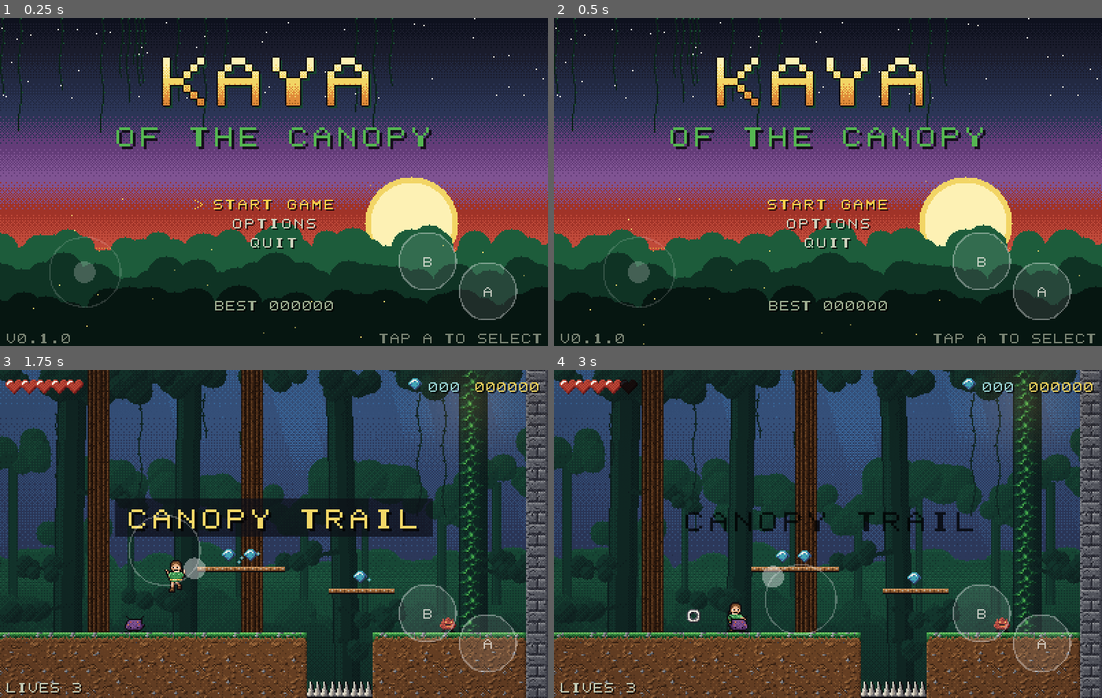
Above: before the commit, frames 1-4 (two rows, left to right).
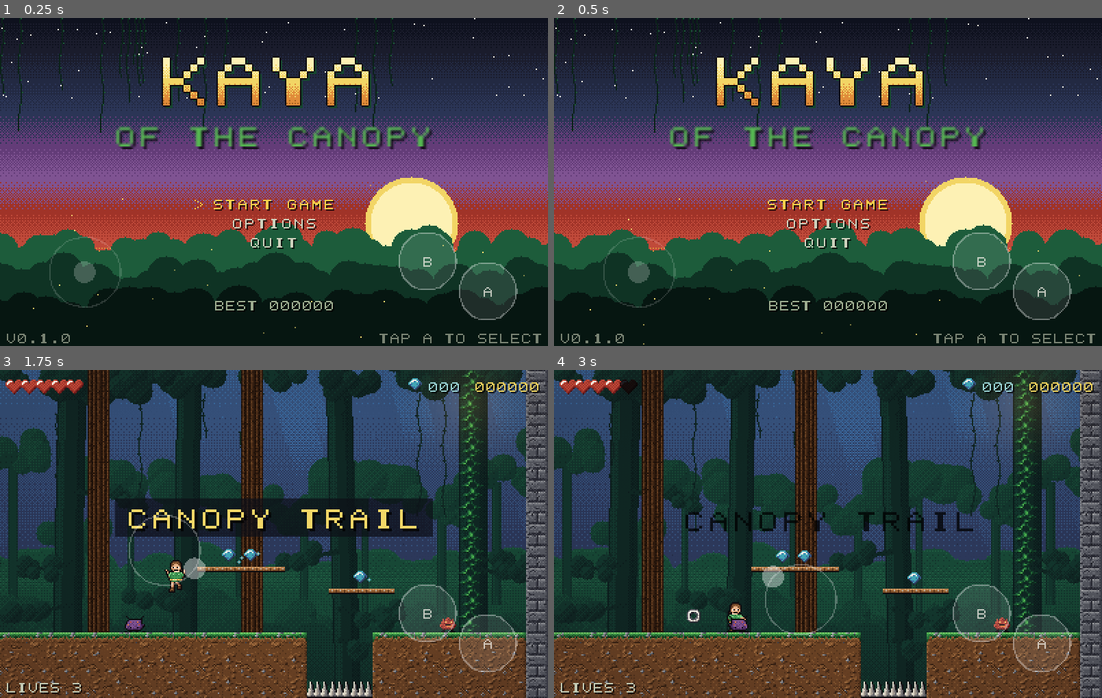
Above: after the commit, the same moments.

Repository: chhx80/kaya_of_the_canopy
Game: Godot game, scene res://src/core/main.tscn
Two runs of this game, one before a commit and one after it. Both use one fixed random seed, a clock stepped at 60 frames per second and the inputs below.
Inputs (mouse positions are in pixels of both pictures, inside the frame that each line leads up to):
- Up to frame 1 (0.25 s): no input
- Up to frame 2 (0.5 s): no input
- Up to frame 3 (1.75 s): tap Enter (attack) at 0.5 s; move the mouse to (394, 517) at 0.52 s; hold Right (move_right) 0.53-1.25 s; hold Enter (attack) 0.53-1.25 s; click (394, 517) at 0.67 s; tap Space (jump) at 0.77, 0.8, 1.07 s; drag from (164, 550) to (246, 599) at 1.27 s
- Up to frame 4 (3 s): move the mouse to (882, 461) at 2.02 s; hold Left (move_left) 2.03-2.75 s; hold Enter (attack) 2.03-2.75 s; click (882, 461) at 2.17 s; tap Space (jump) at 2.3 s; drag from (800, 599) to (663, 484) at 2.77 s

The runs differ from the first frame. In frame 1, 1.4% of the frame differs, in the area x 21-79%, y 32-40%; in frame 2, 1.4%; in frame 3, less than 0.1%; in frame 4, less than 0.1%.

Commit message:
Fill the device screen, and move the touch buttons off the play area
Two reports, one cause: the game did not fill an iPhone, and the touch
buttons sat on top of the gameplay. Both came from pillarboxing a 5:3
logical screen onto a 2.17:1 device -- 311 px of black each side, with the
buttons inside the game rect and therefore about a centimetre inboard of
where a thumb rests.

Switching stretch/aspect to 'expand' alone would have filled the screen by
widening the viewport to 522 px = 32.6 tiles. The screen-flip camera treats
25 tiles as one screen, so that shows 7.6 tiles of the NEXT screen before
the flip -- the flip illusion and every level's composition break. Measured
before choosing.

So the world now renders into a 400x240 SubViewport, centred in a root
viewport that expands to the device aspect. The camera still sees exactly
one world screen; only the margin around it changes:

  19.5:9 phone   522x240   61 px each side    buttons in the right margin
  4:3 iPad       400x300   30 px top/bottom   buttons in the bottom margin
  exact 5:3      400x240   none               overlay fallback

The HUD is translated onto the world rect so it looks identical on every
aspect; full-screen overlays (pause, options, game over) now cover the real
viewport including the margins.

tools/shot.sh gains --res so captures can be taken at a device aspect, and
genstoreshots.sh shoots phone and tablet layouts separately -- the old store
screenshots showed a pillarboxed 400x240 that no device actually renders.

Screen.world_rect_for() is pure so the fit maths is unit-testable: four
tests cover phone, tablet, exact-fit and the invariant that the world view
is always exactly one screen and always centred. test_project_config no
longer asserts aspect=keep, and says why expand is now correct.

126 tests / 8476 assertions, 268 integration checks, validate clean.

Co-Authored-By: Claude Opus 5 <noreply@anthropic.com>
Claude-Session: https://claude.ai/code/session_015WcgbEBHYkZV6n6ww65axX

Diff:
--- a/project.godot
+++ b/project.godot
@@ -27,7 +27,7 @@
 window/size/window_height_override=720
 window/handheld/orientation=4
 window/stretch/mode="viewport"
-window/stretch/aspect="keep"
+window/stretch/aspect="expand"
 window/stretch/scale_mode="integer"
 
 [input]
--- a/src/core/main.gd
+++ b/src/core/main.gd
@@ -1,7 +1,9 @@
 extends Node
 ## Root of the running game. Holds the world slot, the UI layer and the fader.
 
-@onready var world: Node2D = $World
+@onready var world: Node2D = $WorldFrame/WorldView/WorldViewport/World
+@onready var world_view: SubViewportContainer = $WorldFrame/WorldView
+@onready var world_viewport: SubViewport = $WorldFrame/WorldView/WorldViewport
 @onready var ui: CanvasLayer = $UI
 @onready var touch_layer: CanvasLayer = $TouchLayer
 @onready var fade: ColorRect = $Fade/Rect
@@ -16,11 +18,23 @@
 	# individually instead.
 	Game.main = self
 	fade.color = Color(0, 0, 0, 0)
+	_layout_world_view()
+	get_viewport().size_changed.connect(_layout_world_view)
 	touch = (load("res://src/ui/touch_controls.gd") as GDScript).new()
 	touch.name = "TouchControls"
 	touch_layer.add_child(touch)
 	_maybe_start_dev_harness()
 	Game.goto_title()
+
+## The world renders at exactly Screen.W x Screen.H into a SubViewport and is
+## centred in whatever the device gives us. Everything the camera and the level
+## code do is therefore unchanged by the device's aspect ratio; only the size of
+## the side margins moves.
+func _layout_world_view() -> void:
+	var r := Screen.world_rect_in_ui(get_viewport())
+	world_view.position = r.position
+	world_view.size = r.size
+	world_viewport.size = Vector2i(Screen.W, Screen.H)
 
 ## The screenshot/integration harness lives in tools/, which release exports
 ## strip. It used to be an autoload, which meant a shipped build died at startup
--- a/src/core/main.tscn
+++ b/src/core/main.tscn
@@ -5,7 +5,23 @@
 [node name="Main" type="Node"]
 script = ExtResource("1_main")
 
-[node name="World" type="Node2D" parent="."]
+[node name="WorldFrame" type="CanvasLayer" parent="."]
+layer = 0
+
+[node name="WorldView" type="SubViewportContainer" parent="WorldFrame"]
+offset_right = 400.0
+offset_bottom = 240.0
+mouse_filter = 2
+stretch = false
+
+[node name="WorldViewport" type="SubViewport" parent="WorldFrame/WorldView"]
+disable_3d = true
+transparent_bg = false
+handle_input_locally = false
+size = Vector2i(400, 240)
+render_target_update_mode = 4
+
+[node name="World" type="Node2D" parent="WorldFrame/WorldView/WorldViewport"]
 
 [node name="UI" type="CanvasLayer" parent="."]
 layer = 2
@@ -20,7 +36,5 @@
 anchors_preset = 15
 anchor_right = 1.0
 anchor_bottom = 1.0
-offset_right = 400.0
-offset_bottom = 240.0
 mouse_filter = 2
 color = Color(0, 0, 0, 0)
--- a/src/core/screen.gd
+++ b/src/core/screen.gd
@@ -22,3 +22,30 @@
 
 static func rect(s: Vector2i) -> Rect2:
 	return Rect2(origin(s), Vector2(W, H))
+
+# ---------------------------------------------------------------- device fit
+## W x H is the size of one *world* screen and never changes — the screen-flip
+## camera is built on it. The root viewport, by contrast, is as wide as the
+## device: 400 on a 5:3 display, ~522 on a 19.5:9 phone. The world is drawn into
+## a SubViewport of exactly W x H and centred, and the leftover margin is where
+## the HUD and touch controls live — off the play area, against the physical
+## edge where a thumb actually rests.
+
+## Actual root viewport size in logical pixels.
+static func ui_size(vp: Viewport) -> Vector2:
+	if vp == null:
+		return Vector2(W, H)
+	return vp.get_visible_rect().size
+
+## Where the W x H world view sits inside a root viewport of `ui` pixels.
+## Pure, so tests/test_screen_flip.gd can check it without a scene tree.
+static func world_rect_for(ui: Vector2) -> Rect2:
+	return Rect2(((ui - Vector2(W, H)) * 0.5).floor(), Vector2(W, H))
+
+## Where the W x H world view sits inside the root viewport.
+static func world_rect_in_ui(vp: Viewport) -> Rect2:
+	return world_rect_for(ui_size(vp))
+
+## Width of one side margin. Zero on a display that matches the game's aspect.
+static func margin(vp: Viewport) -> float:
+	return maxf(0.0, (ui_size(vp).x - W) * 0.5)
--- a/src/ui/hud.gd
+++ b/src/ui/hud.gd
@@ -35,6 +35,11 @@
 	queue_redraw()
 
 func _draw() -> void:
+	# The HUD belongs to the game image, not the device: draw it in the world
+	# rect so it looks the same on every aspect ratio. Only the touch controls
+	# move out into the margins.
+	var origin := Screen.world_rect_in_ui(get_viewport()).position
+	draw_set_transform(origin, 0.0, Vector2.ONE)
 	var W := float(Game.SCREEN_W)
 	# hearts
 	for i in Game.max_health:
--- a/src/ui/menus/game_over.gd
+++ b/src/ui/menus/game_over.gd
@@ -20,8 +20,9 @@
 	queue_redraw()
 
 func _draw() -> void:
-	var W := float(Screen.W)
-	draw_rect(Rect2(Vector2.ZERO, Vector2(Screen.W, Screen.H)), Color(0.05, 0.04, 0.06))
+	var ui := Screen.ui_size(get_viewport())
+	var W := ui.x
+	draw_rect(Rect2(Vector2.ZERO, ui), Color(0.05, 0.04, 0.06))
 	PixelFont.draw_centered(self, W * 0.5, 78.0, "GAME OVER", Color(0.75, 0.29, 0.23), 3, 2)
 	PixelFont.draw_centered(self, W * 0.5, 126.0, "SCORE %06d" % Game.score,
 		Color(0.96, 0.86, 0.4), 1, 1)
--- a/src/ui/menus/options_panel.gd
+++ b/src/ui/menus/options_panel.gd
@@ -81,8 +81,9 @@
 	queue_free()
 
 func _draw() -> void:
-	var W := float(Screen.W)
-	draw_rect(Rect2(Vector2.ZERO, Vector2(Screen.W, Screen.H)), Color(0.03, 0.05, 0.06, 0.97))
+	var ui := Screen.ui_size(get_viewport())
+	var W := ui.x
+	draw_rect(Rect2(Vector2.ZERO, ui), Color(0.03, 0.05, 0.06, 0.97))
 	PixelFont.draw_centered(self, W * 0.5, 30.0, "OPTIONS", Color(1, 0.86, 0.33), 2, 2)
 	var y := 76.0
 	for i in rows.size():
--- a/src/ui/menus/pause_screen.gd
+++ b/src/ui/menus/pause_screen.gd
@@ -70,8 +70,9 @@
 			Game.goto_title()
 
 func _draw() -> void:
-	var W := float(Screen.W)
-	draw_rect(Rect2(Vector2.ZERO, Vector2(Screen.W, Screen.H)), Color(0.03, 0.05, 0.06, 0.78))
+	var ui := Screen.ui_size(get_viewport())
+	var W := ui.x
+	draw_rect(Rect2(Vector2.ZERO, ui), Color(0.03, 0.05, 0.06, 0.78))
 	PixelFont.draw_centered(self, W * 0.5, 52.0, "PAUSED", Color(1, 0.86, 0.33), 2, 2)
 	var y := 100.0
 	for i in ITEMS.size():
--- a/src/ui/touch_controls.gd
+++ b/src/ui/touch_controls.gd
@@ -23,23 +23,63 @@
 var _btn_touch := {}                 ## touch index -> action
 var _held: Dictionary = {}           ## action -> true
 
-@onready var _jump_centre := Vector2(Screen.W - 44, Screen.H - 40)
-@onready var _attack_centre := Vector2(Screen.W - 88, Screen.H - 62)
+## Placement is computed from whatever margin the device leaves around the
+## world view. On a 19.5:9 phone that is ~61 px each side; on a 4:3 iPad it is
+## ~30 px top and bottom. Buttons go in the margin so they never sit on top of
+## the play area, and they hug the physical screen edge where a thumb rests.
+var _jump_centre := Vector2(Screen.W - 44, Screen.H - 40)
+var _attack_centre := Vector2(Screen.W - 88, Screen.H - 62)
+var _stick_home := Vector2(62, Screen.H - 54)
+var _in_margin := false
 
 func _ready() -> void:
 	set_anchors_preset(Control.PRESET_FULL_RECT)
 	mouse_filter = Control.MOUSE_FILTER_IGNORE
 	process_mode = Node.PROCESS_MODE_ALWAYS
 	refresh_settings()
+	get_viewport().size_changed.connect(func() -> void:
+		_layout()
+		queue_redraw())
 	Input.joy_connection_changed.connect(_on_joy_changed)
 	_update_visibility()
 
 func refresh_settings() -> void:
 	opacity = float(SaveManager.setting("touch_opacity", 0.5))
 	ui_scale = float(SaveManager.setting("touch_scale", 1.0))
-	_jump_centre = Vector2(Screen.W - 44 * ui_scale, Screen.H - 40 * ui_scale)
-	_attack_centre = Vector2(Screen.W - 88 * ui_scale, Screen.H - 62 * ui_scale)
-	queue_redraw()
+	_layout()
+	queue_redraw()
+
+func _layout() -> void:
+	var vp := get_viewport()
+	var ui := Screen.ui_size(vp)
+	var world := Screen.world_rect_in_ui(vp)
+	var side := world.position.x                      # left/right margin width
+	var vert := world.position.y                      # top/bottom margin height
+	var r := BTN_R * ui_scale
+	if side >= r * 2.0 + 2.0:
+		# Widescreen: stack the buttons in the right margin, stick in the left.
+		_in_margin = true
+		var cx := ui.x - side * 0.5
+		_jump_centre = Vector2(cx, ui.y * 0.5 + r + 4.0)
+		_attack_centre = Vector2(cx, ui.y * 0.5 - r - 4.0)
+		_stick_home = Vector2(side * 0.5, ui.y * 0.5)
+	elif vert >= r + 2.0:
+		# Tall-ish display (iPad): use the bottom margin.
+		_in_margin = true
+		var cy := ui.y - vert * 0.5
+		_jump_centre = Vector2(ui.x - r - 6.0, cy)
+		_attack_centre = Vector2(ui.x - r * 3.0 - 12.0, cy)
+		_stick_home = Vector2(r + 6.0, cy)
+	else:
+		# No margin to use — fall back to overlaying the play area.
+		_in_margin = false
+		_jump_centre = Vector2(ui.x - 44.0 * ui_scale, ui.y - 40.0 * ui_scale)
+		_attack_centre = Vector2(ui.x - 88.0 * ui_scale, ui.y - 62.0 * ui_scale)
+		_stick_home = Vector2(62.0 * ui_scale, ui.y - 54.0 * ui_scale)
+
+## True when the buttons sit outside the play area.
+func buttons_clear_of_play_area() -> bool:
+	return _in_margin
 
 func _on_joy_changed(_device: int, _connected: bool) -> void:
 	_update_visibility()
@@ -87,7 +127,7 @@
 		_haptic()
 		queue_redraw()
 		return
-	if p.x < Screen.W * 0.5 and _stick_touch == -1:
+	if p.x < Screen.ui_size(get_viewport()).x * 0.5 and _stick_touch == -1:
 		_stick_touch = index
 		_stick_origin = p
 		_stick_pos = p
@@ -156,7 +196,7 @@
 		return
 	var a := opacity
 	var r := STICK_RADIUS * ui_scale
-	var origin := _stick_origin if _stick_touch != -1 else Vector2(62 * ui_scale, Screen.H - 54 * ui_scale)
+	var origin := _stick_origin if _stick_touch != -1 else _stick_home
 	var knob := _stick_pos if _stick_touch != -1 else origin
 	var live := 1.0 if _stick_touch != -1 else 0.55
 	_ring(origin, r, Color(1, 1, 1, a * 0.55 * live))
--- a/tests/test_project_config.gd
+++ b/tests/test_project_config.gd
@@ -13,7 +13,11 @@
 
 func test_rendering_stays_pixel_perfect() -> void:
 	eq(String(ProjectSettings.get_setting("display/window/stretch/mode", "")), "viewport")
-	eq(String(ProjectSettings.get_setting("display/window/stretch/aspect", "")), "keep")
+	# "expand", not "keep": the root viewport grows to the device aspect so the
+	# screen is filled, while the WORLD is drawn into a Screen.W x Screen.H
+	# SubViewport and centred. The camera therefore still sees exactly one
+	# world screen, and the leftover margin is where the touch controls live.
+	eq(String(ProjectSettings.get_setting("display/window/stretch/aspect", "")), "expand")
 	eq(String(ProjectSettings.get_setting("display/window/stretch/scale_mode", "")), "integer")
 	eq(int(ProjectSettings.get_setting("rendering/textures/canvas_textures/default_texture_filter", -1)),
 		0, "textures must be nearest-neighbour")
--- a/tests/test_screen_flip.gd
+++ b/tests/test_screen_flip.gd
@@ -26,6 +26,34 @@
 	eq(r.position, Vector2(800, 0))
 	eq(r.size, Vector2(400, 240))
 
+# ---------------------------------------------------------------- device fit
+## The world view is always exactly one screen and always centred, whatever the
+## device aspect. If this drifts, the flip camera starts showing the next screen.
+func test_the_world_view_is_always_one_screen_and_centred() -> void:
+	for ui in [Vector2(400, 240), Vector2(522, 240), Vector2(400, 300), Vector2(960, 240)]:
+		var r := Screen.world_rect_for(ui)
+		eq(r.size, Vector2(W_H()), "world view must stay one screen at ui %v" % ui)
+		near(r.get_center().x, ui.x * 0.5, 1.0, "centred horizontally at ui %v" % ui)
+		near(r.get_center().y, ui.y * 0.5, 1.0, "centred vertically at ui %v" % ui)
+
+func W_H() -> Vector2:
+	return Vector2(Screen.W, Screen.H)
+
+func test_a_wide_phone_leaves_a_side_margin_for_the_touch_buttons() -> void:
+	# 19.5:9 at a 240 px logical height.
+	var r := Screen.world_rect_for(Vector2(522, 240))
+	gt(r.position.x, 40.0, "a phone must leave enough margin to hold a button")
+	near(r.position.y, 0.0, 0.01, "and no vertical margin")
+
+func test_a_four_three_tablet_leaves_a_vertical_margin_instead() -> void:
+	var r := Screen.world_rect_for(Vector2(400, 300))
+	near(r.position.x, 0.0, 0.01, "no side margin on 4:3")
+	gt(r.position.y, 20.0, "but a usable band top and bottom")
+
+func test_an_exact_five_three_display_has_no_margin_at_all() -> void:
+	var r := Screen.world_rect_for(Vector2(Screen.W, Screen.H))
+	eq(r.position, Vector2.ZERO, "no letterboxing when the aspect already matches")
+
 func test_a_50x30_tile_level_is_exactly_2x2_screens() -> void:
 	var w := TileWorld.new(50, 30)
 	eq(Screen.count_for(w.pixel_width(), w.pixel_height()), Vector2i(2, 2))
--- /dev/null
+++ b/tools/seq/fullscreen.json
@@ -0,0 +1,8 @@
+[
+  {"touch": true},
+  {"scenario": "level:jungle_1", "settle": 80},
+  {"touch_press": [30, 120], "index": 0},
+  {"touch_drag": [55, 112], "index": 0},
+  {"wait": 10},
+  {"shot": "shots/fs_phone.png"}
+]
Binary file added: shots/fs_phone.png
Binary file added: shots/fs_test.png
Binary file added: shots/phone/store_01_title.png
Binary file added: shots/phone/store_02_platforming.png
Binary file added: shots/phone/store_03_boss.png
Binary file added: shots/phone/store_04_fish.png
Binary file added: shots/phone/store_05_hub.png
Binary file added: shots/tablet/store_01_title.png
Binary file added: shots/tablet/store_02_platforming.png
Binary file added: shots/tablet/store_03_boss.png
Binary file added: shots/tablet/store_04_fish.png
Binary file added: shots/tablet/store_05_hub.png
(and 15 more such lines)
